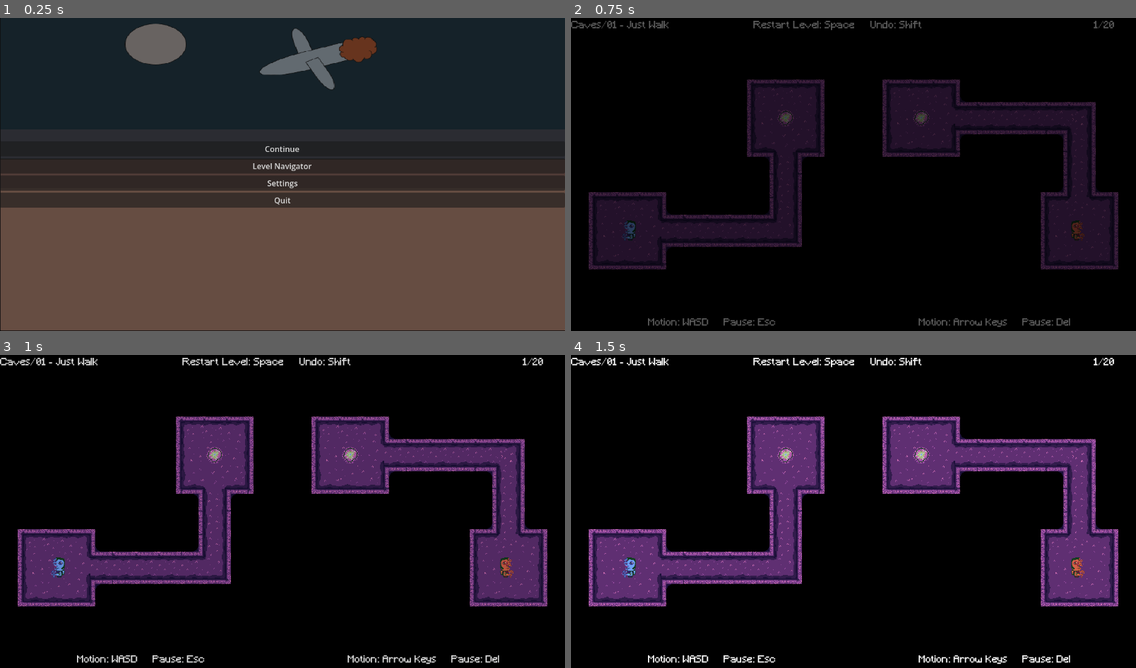
Above: before the commit, frames 1-4 (two rows, left to right).
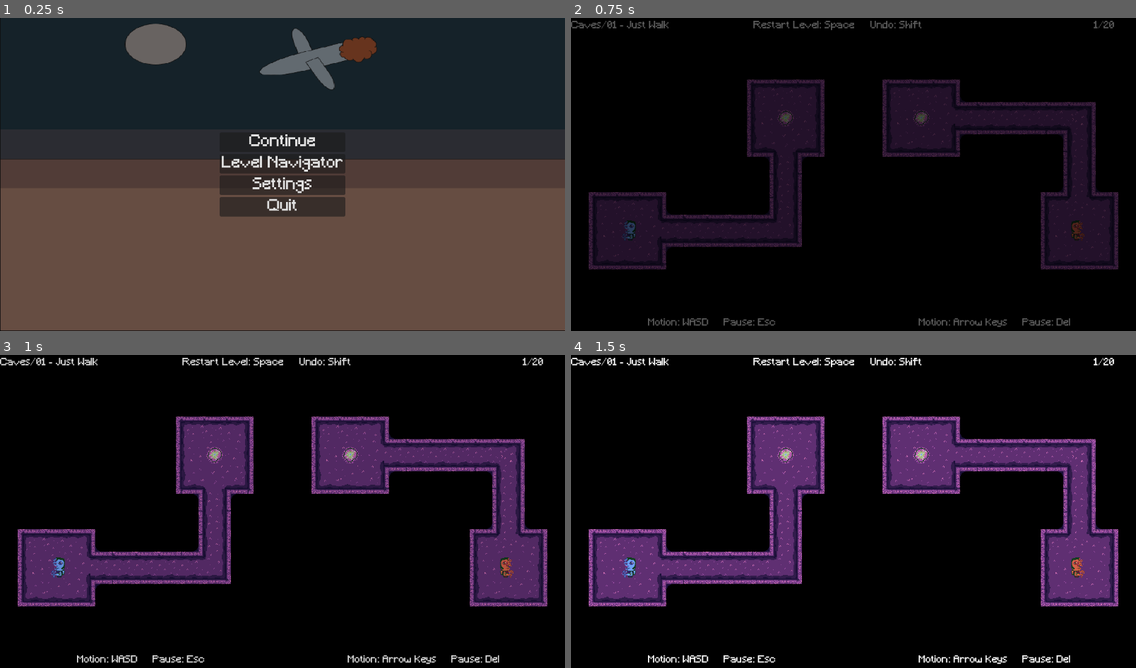
Above: after the commit, the same moments.

Repository: whitsettbe/kcol-f26-gamedevproj-cb
Game: Godot game, scene res://UI/scenes/main_menu.tscn
Same seed, same stepped clock (60 frames per second), same inputs: the game is played once before the commit and once after it.
Inputs:
- Up to frame 1 (0.25 s): no input
- Up to frame 2 (0.75 s): click "Continue" at 0.5 s
- Up to frame 3 (1 s): no input
- Up to frame 4 (1.5 s): tap Enter at 1.25 s; hold D (L_right) from 1.28 s (still down); tap Shift (undo) at 1.35 s

The runs differ from the first frame. In frame 1, 13% of the frame differs, in the area x 0-100%, y 37-64%; in frame 2, nothing differs; in frame 3, nothing differs; in frame 4, nothing differs.

Commit message:
Change button appearances.

Diff:
--- a/TornAsunder/UI/scenes/audio.tscn
+++ b/TornAsunder/UI/scenes/audio.tscn
@@ -2,6 +2,7 @@
 
 [ext_resource type="Script" uid="uid://jr3ebejgwesq" path="res://UI/scripts/audio.gd" id="1_6n3bj"]
 [ext_resource type="Texture2D" uid="uid://bgsekbinnjf7k" path="res://LevelNavigatorConceptButtonless.png" id="2_bwtr5"]
+[ext_resource type="FontFile" uid="uid://slu7qqljw5oa" path="res://Fonts/Minecraft.ttf" id="3_86jf4"]
 [ext_resource type="PackedScene" uid="uid://bgiykgandeg1s" path="res://UI/scenes/volume_slider.tscn" id="3_dsgt3"]
 
 [node name="Audio" type="Node2D" unique_id=2082160121]
@@ -21,10 +22,14 @@
 
 [node name="Button_manager" type="VBoxContainer" parent="PanelContainer" unique_id=1853731434]
 layout_mode = 2
+size_flags_horizontal = 4
+size_flags_vertical = 4
 alignment = 1
 
 [node name="Master Volume" type="Label" parent="PanelContainer/Button_manager" unique_id=771175153]
 layout_mode = 2
+theme_override_fonts/font = ExtResource("3_86jf4")
+theme_override_font_sizes/font_size = 32
 text = "Master Volume"
 horizontal_alignment = 1
 vertical_alignment = 1
@@ -35,6 +40,8 @@
 
 [node name="Music Volume" type="Label" parent="PanelContainer/Button_manager" unique_id=1346411971]
 layout_mode = 2
+theme_override_fonts/font = ExtResource("3_86jf4")
+theme_override_font_sizes/font_size = 32
 text = "Music Volume"
 horizontal_alignment = 1
 vertical_alignment = 1
@@ -45,6 +52,8 @@
 
 [node name="Sound Effect Volume" type="Label" parent="PanelContainer/Button_manager" unique_id=210345723]
 layout_mode = 2
+theme_override_fonts/font = ExtResource("3_86jf4")
+theme_override_font_sizes/font_size = 32
 text = "Sound Effect Volume"
 horizontal_alignment = 1
 vertical_alignment = 1
@@ -55,6 +64,8 @@
 
 [node name="Back" type="Button" parent="PanelContainer/Button_manager" unique_id=475274310]
 layout_mode = 2
+theme_override_fonts/font = ExtResource("3_86jf4")
+theme_override_font_sizes/font_size = 32
 text = "Back"
 
 [connection signal="pressed" from="PanelContainer/Button_manager/Back" to="." method="_on_back_pressed"]
--- a/TornAsunder/UI/scenes/bog_navigator.tscn
+++ b/TornAsunder/UI/scenes/bog_navigator.tscn
@@ -3,6 +3,7 @@
 [ext_resource type="Texture2D" uid="uid://bgsekbinnjf7k" path="res://LevelNavigatorConceptButtonless.png" id="1_dyvns"]
 [ext_resource type="Script" uid="uid://bnomo64k1wkiu" path="res://UI/scripts/bog_navigator.gd" id="1_wdre1"]
 [ext_resource type="Script" uid="uid://bl7ykll8yao4" path="res://UI/scripts/level_manager.gd" id="2_wdre1"]
+[ext_resource type="FontFile" uid="uid://slu7qqljw5oa" path="res://Fonts/Minecraft.ttf" id="4_cpt5u"]
 
 [node name="Bog Navigator" type="Node2D" unique_id=1562576995]
 script = ExtResource("1_wdre1")
@@ -21,11 +22,15 @@
 
 [node name="PlaygroundVbox" type="VBoxContainer" parent="PanelContainer" unique_id=57988917]
 layout_mode = 2
+size_flags_horizontal = 4
+size_flags_vertical = 4
 alignment = 1
 script = ExtResource("2_wdre1")
 
 [node name="Back" type="Button" parent="PanelContainer/PlaygroundVbox" unique_id=699390808]
 layout_mode = 2
+theme_override_fonts/font = ExtResource("4_cpt5u")
+theme_override_font_sizes/font_size = 32
 text = "Back"
 
 [connection signal="pressed" from="PanelContainer/PlaygroundVbox/Back" to="." method="_on_back_pressed"]
--- a/TornAsunder/UI/scenes/caves_navigator.tscn
+++ b/TornAsunder/UI/scenes/caves_navigator.tscn
@@ -3,6 +3,7 @@
 [ext_resource type="Script" uid="uid://ca0o7f82vjujb" path="res://UI/scripts/caves_navigator.gd" id="1_qrj24"]
 [ext_resource type="Texture2D" uid="uid://bgsekbinnjf7k" path="res://LevelNavigatorConceptButtonless.png" id="2_uobnm"]
 [ext_resource type="Script" uid="uid://bl7ykll8yao4" path="res://UI/scripts/level_manager.gd" id="2_va5dg"]
+[ext_resource type="FontFile" uid="uid://slu7qqljw5oa" path="res://Fonts/Minecraft.ttf" id="4_ai74d"]
 
 [node name="Caves Navigator" type="Node2D" unique_id=794097652]
 script = ExtResource("1_qrj24")
@@ -21,11 +22,15 @@
 
 [node name="CavesVbox" type="VBoxContainer" parent="PanelContainer" unique_id=1266873305]
 layout_mode = 2
+size_flags_horizontal = 4
+size_flags_vertical = 4
 alignment = 1
 script = ExtResource("2_va5dg")
 
 [node name="Back" type="Button" parent="PanelContainer/CavesVbox" unique_id=731831224]
 layout_mode = 2
+theme_override_fonts/font = ExtResource("4_ai74d")
+theme_override_font_sizes/font_size = 32
 text = "Back"
 
 [connection signal="pressed" from="PanelContainer/CavesVbox/Back" to="." method="_on_back_pressed"]
--- a/TornAsunder/UI/scenes/hud.tscn
+++ b/TornAsunder/UI/scenes/hud.tscn
@@ -1,6 +1,6 @@
 [gd_scene format=3 uid="uid://cttuaw2e0c78t"]
 
-[ext_resource type="FontFile" uid="uid://slu7qqljw5oa" path="res://Minecraft.ttf" id="1_ahhtf"]
+[ext_resource type="FontFile" uid="uid://slu7qqljw5oa" path="res://Fonts/Minecraft.ttf" id="1_ahhtf"]
 [ext_resource type="Script" uid="uid://cpt3mjkpgxjd0" path="res://UI/scripts/hud.gd" id="1_i3ppi"]
 
 [node name="HUD" type="CanvasLayer" unique_id=898248560]
--- a/TornAsunder/UI/scenes/layer_navigator.tscn
+++ b/TornAsunder/UI/scenes/layer_navigator.tscn
@@ -2,6 +2,7 @@
 
 [ext_resource type="Script" uid="uid://hcecr0uuwn0b" path="res://UI/scripts/layer_navigator.gd" id="1_hwvb6"]
 [ext_resource type="Texture2D" uid="uid://bgsekbinnjf7k" path="res://LevelNavigatorConceptButtonless.png" id="2_8dti4"]
+[ext_resource type="FontFile" uid="uid://slu7qqljw5oa" path="res://Fonts/Minecraft.ttf" id="3_55ivg"]
 [ext_resource type="PackedScene" uid="uid://dvfhbabj0kal0" path="res://UI/scenes/caves_navigator.tscn" id="3_nmdk5"]
 [ext_resource type="PackedScene" uid="uid://cmtde1klxwn3u" path="res://UI/scenes/playground_navigator.tscn" id="4_tg101"]
 [ext_resource type="PackedScene" uid="uid://dkfychypjd3f" path="res://UI/scenes/ruins_navigator.tscn" id="5_nqh8f"]
@@ -26,27 +27,39 @@
 
 [node name="Button_manager" type="VBoxContainer" parent="PanelContainer" unique_id=1393864001]
 layout_mode = 2
+size_flags_horizontal = 4
+size_flags_vertical = 4
 alignment = 1
 
 [node name="Playgrounds" type="Button" parent="PanelContainer/Button_manager" unique_id=222210046]
 visible = false
 layout_mode = 2
+theme_override_fonts/font = ExtResource("3_55ivg")
+theme_override_font_sizes/font_size = 32
 text = "Playgrounds"
 
 [node name="Caves" type="Button" parent="PanelContainer/Button_manager" unique_id=1789523028]
 layout_mode = 2
+theme_override_fonts/font = ExtResource("3_55ivg")
+theme_override_font_sizes/font_size = 32
 text = "Caves"
 
 [node name="Ruins" type="Button" parent="PanelContainer/Button_manager" unique_id=279887556]
 layout_mode = 2
+theme_override_fonts/font = ExtResource("3_55ivg")
+theme_override_font_sizes/font_size = 32
 text = "Ruins"
 
 [node name="Bog" type="Button" parent="PanelContainer/Button_manager" unique_id=891304519]
 layout_mode = 2
+theme_override_fonts/font = ExtResource("3_55ivg")
+theme_override_font_sizes/font_size = 32
 text = "Bog"
 
 [node name="Back" type="Button" parent="PanelContainer/Button_manager" unique_id=1458775140]
 layout_mode = 2
+theme_override_fonts/font = ExtResource("3_55ivg")
+theme_override_font_sizes/font_size = 32
 text = "Back"
 
 [node name="Caves Navigator" parent="." unique_id=794097652 instance=ExtResource("3_nmdk5")]
--- a/TornAsunder/UI/scenes/main_menu.tscn
+++ b/TornAsunder/UI/scenes/main_menu.tscn
@@ -3,6 +3,7 @@
 [ext_resource type="Script" uid="uid://b0gdogms6nhfh" path="res://UI/scripts/main_menu.gd" id="1_l6cm7"]
 [ext_resource type="PackedScene" uid="uid://cn3ph6jfq01xw" path="res://UI/scenes/layer_navigator.tscn" id="2_ekxnf"]
 [ext_resource type="Texture2D" uid="uid://d2j4wru802yse" path="res://Main Menu Concept Buttonless.png" id="2_eslsf"]
+[ext_resource type="FontFile" uid="uid://slu7qqljw5oa" path="res://Fonts/Minecraft.ttf" id="3_6qo3m"]
 [ext_resource type="PackedScene" uid="uid://bdox7jqnw8suf" path="res://UI/scenes/settings.tscn" id="3_bqqt6"]
 
 [sub_resource type="GDScript" id="GDScript_bqqt6"]
@@ -34,23 +35,33 @@
 
 [node name="Button_manager" type="VBoxContainer" parent="PanelContainer" unique_id=1862597158]
 layout_mode = 2
+size_flags_horizontal = 4
+size_flags_vertical = 4
 alignment = 1
 script = SubResource("GDScript_bqqt6")
 
 [node name="Continue" type="Button" parent="PanelContainer/Button_manager" unique_id=1111363939]
 layout_mode = 2
+theme_override_fonts/font = ExtResource("3_6qo3m")
+theme_override_font_sizes/font_size = 32
 text = "Continue"
 
 [node name="Level Navigator" type="Button" parent="PanelContainer/Button_manager" unique_id=1700296141]
 layout_mode = 2
+theme_override_fonts/font = ExtResource("3_6qo3m")
+theme_override_font_sizes/font_size = 32
 text = "Level Navigator"
 
 [node name="Settings" type="Button" parent="PanelContainer/Button_manager" unique_id=253402286]
 layout_mode = 2
+theme_override_fonts/font = ExtResource("3_6qo3m")
+theme_override_font_sizes/font_size = 32
 text = "Settings"
 
 [node name="Quit" type="Button" parent="PanelContainer/Button_manager" unique_id=2016063207]
 layout_mode = 2
+theme_override_fonts/font = ExtResource("3_6qo3m")
+theme_override_font_sizes/font_size = 32
 text = "Quit"
 
 [node name="Layer Navigator" parent="." unique_id=846608510 instance=ExtResource("2_ekxnf")]
--- a/TornAsunder/UI/scenes/ruins_navigator.tscn
+++ b/TornAsunder/UI/scenes/ruins_navigator.tscn
@@ -3,6 +3,7 @@
 [ext_resource type="Script" uid="uid://dwxmmwq4vvpdo" path="res://UI/scripts/ruins_navigator.gd" id="1_r8620"]
 [ext_resource type="Texture2D" uid="uid://bgsekbinnjf7k" path="res://LevelNavigatorConceptButtonless.png" id="2_5h517"]
 [ext_resource type="Script" uid="uid://bl7ykll8yao4" path="res://UI/scripts/level_manager.gd" id="3_uumw1"]
+[ext_resource type="FontFile" uid="uid://slu7qqljw5oa" path="res://Fonts/Minecraft.ttf" id="4_e5s1r"]
 
 [node name="Ruins Navigator" type="Node2D" unique_id=1750589878]
 script = ExtResource("1_r8620")
@@ -21,11 +22,15 @@
 
 [node name="PlaygroundVbox" type="VBoxContainer" parent="PanelContainer" unique_id=1719549633]
 layout_mode = 2
+size_flags_horizontal = 4
+size_flags_vertical = 4
 alignment = 1
 script = ExtResource("3_uumw1")
 
 [node name="Back" type="Button" parent="PanelContainer/PlaygroundVbox" unique_id=1409495963]
 layout_mode = 2
+theme_override_fonts/font = ExtResource("4_e5s1r")
+theme_override_font_sizes/font_size = 32
 text = "Back"
 
 [connection signal="pressed" from="PanelContainer/PlaygroundVbox/Back" to="." method="_on_back_pressed"]
--- a/TornAsunder/UI/scenes/settings.tscn
+++ b/TornAsunder/UI/scenes/settings.tscn
@@ -3,6 +3,7 @@
 [ext_resource type="Script" uid="uid://b3almqxrgx2b0" path="res://UI/scripts/settings.gd" id="1_5p8wc"]
 [ext_resource type="PackedScene" uid="uid://byvj0dtiq0e3v" path="res://UI/scenes/audio.tscn" id="2_r6d6q"]
 [ext_resource type="Texture2D" uid="uid://bgsekbinnjf7k" path="res://LevelNavigatorConceptButtonless.png" id="3_6wm04"]
+[ext_resource type="FontFile" uid="uid://slu7qqljw5oa" path="res://Fonts/Minecraft.ttf" id="3_qt4fy"]
 
 [node name="Settings" type="Node2D" unique_id=1706435238]
 script = ExtResource("1_5p8wc")
@@ -21,14 +22,20 @@
 
 [node name="Button_manager" type="VBoxContainer" parent="PanelContainer" unique_id=2146537553]
 layout_mode = 2
+size_flags_horizontal = 4
+size_flags_vertical = 4
 alignment = 1
 
 [node name="Audio" type="Button" parent="PanelContainer/Button_manager" unique_id=142189831]
 layout_mode = 2
+theme_override_fonts/font = ExtResource("3_qt4fy")
+theme_override_font_sizes/font_size = 32
 text = "Audio"
 
 [node name="Back" type="Button" parent="PanelContainer/Button_manager" unique_id=1359650625]
 layout_mode = 2
+theme_override_fonts/font = ExtResource("3_qt4fy")
+theme_override_font_sizes/font_size = 32
 text = "Back"
 
 [node name="Audio" parent="." unique_id=2082160121 instance=ExtResource("2_r6d6q")]
--- a/TornAsunder/UI/scripts/level_manager.gd
+++ b/TornAsunder/UI/scripts/level_manager.gd
@@ -15,6 +15,7 @@
 	if(len(buttons) == 0 and is_visible_in_tree()):
 		layer_path = "res://levels/" + Globals.current_layer_menu + "/"
 		create_buttons()
+		move_child($Back, len(get_children()) - 1)
 	if(not is_visible_in_tree()):
 		for button in buttons:
 			button.queue_free()
@@ -30,6 +31,8 @@
 			buttons[i].text = levels[i].replace(".tscn", "")
 			print(buttons[i].text)
 			buttons[i].pressed.connect(Callable(self, "_on_button_pressed").bind(levels[i]))
+			buttons[i].add_theme_font_override("font", load("res://Fonts/Minecraft.ttf"))
+			buttons[i].add_theme_font_size_override("font_size", 32)
 			add_child(buttons[i])
 
 # Goes to level corresponding to button pressed
Renamed: TornAsunder/Minecraft.ttf -> TornAsunder/Fonts/Minecraft.ttf
Not shown, changed: TornAsunder/Fonts/Minecraft.ttf.import
